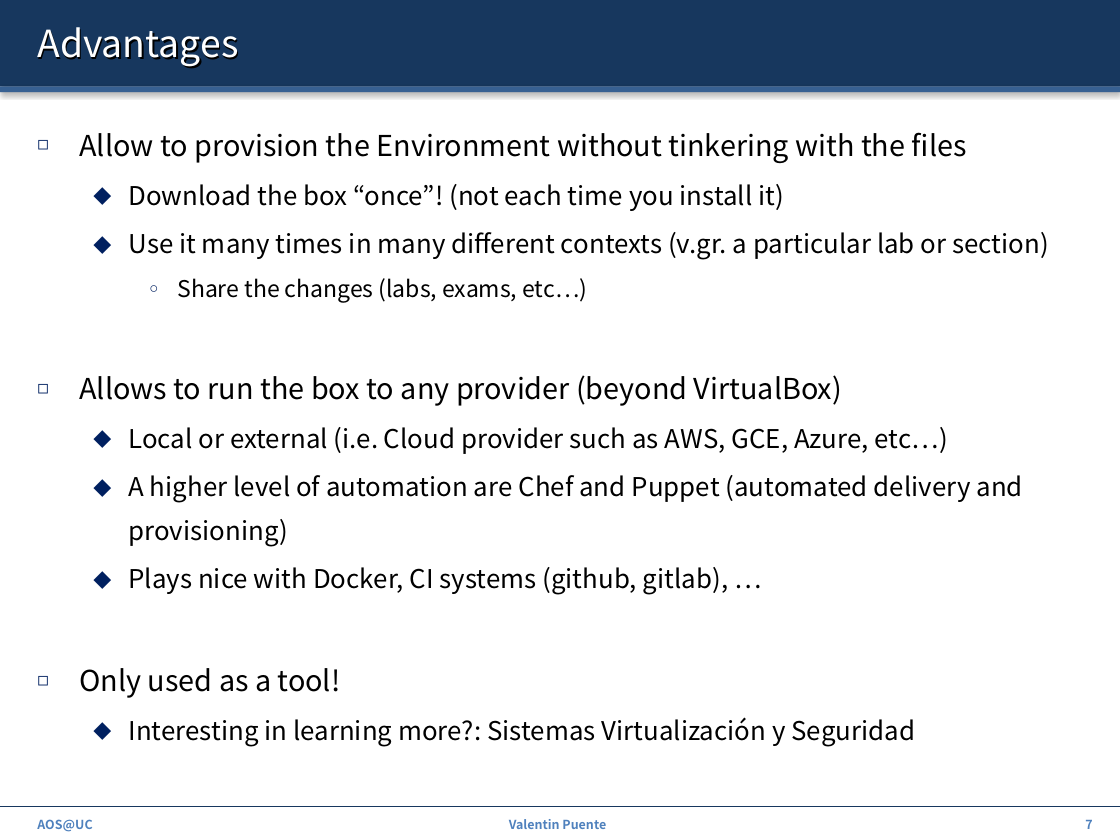
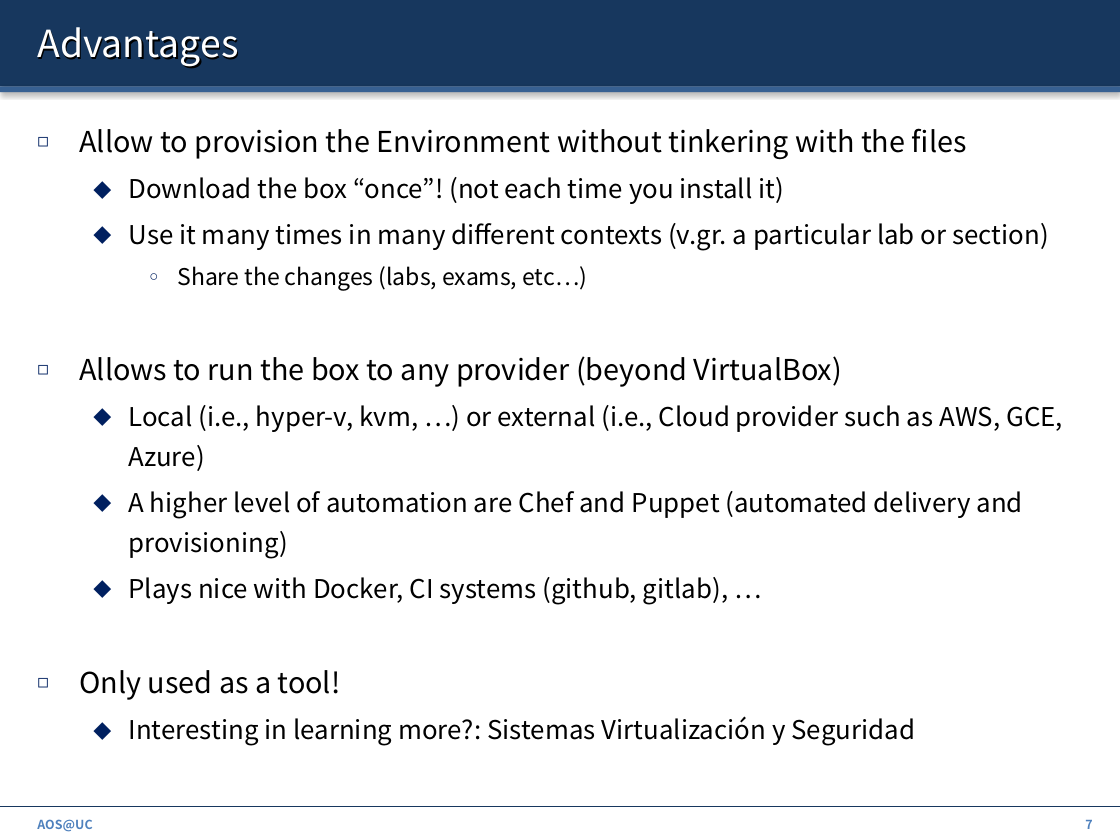
Before and after one commit to ZdravkoDimitrovArnaudov/AOS-XV6-RISCV, a slide deck: slide 7 of Info/00_Intro.pptx. Drawn at 1120x840 pixels with LibreOffice and Linux fonts; fonts in the diff are those of the drawing. Boxes give left, top, right and bottom in pixels: in the first picture for what was removed or moved away, otherwise in the second. Text is boxed around its words. In the diff, an @@ line names an element or a change of style, - is before the commit and + after.

```diff
--- a/Info/00_Intro.pptx
+++ b/Info/00_Intro.pptx
@@ text at <box>79,128,1049,746</box>: line spacing 1.4 to 1.3 @@
@@ text at <box>128,405,1063,471</box>: text changed @@
-  ⬥ Local or external (i.e. Cloud provider such as AWS, GCE, Azure, etc…)
+  ⬥ Local (i.e., hyper-v, kvm, …) or external (i.e., Cloud provider such as AWS, GCE, Azure)
@@ text removed at <box>509,819,606,829</box> @@
-Valentin Puente
```
Also in this commit, not shown: 17 other slides changed, 2 slides added.
